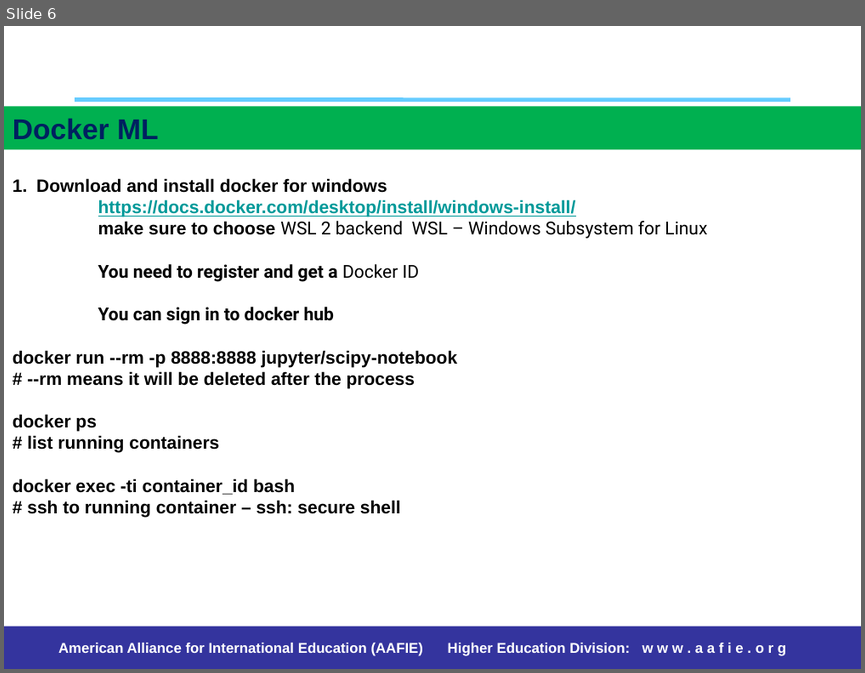
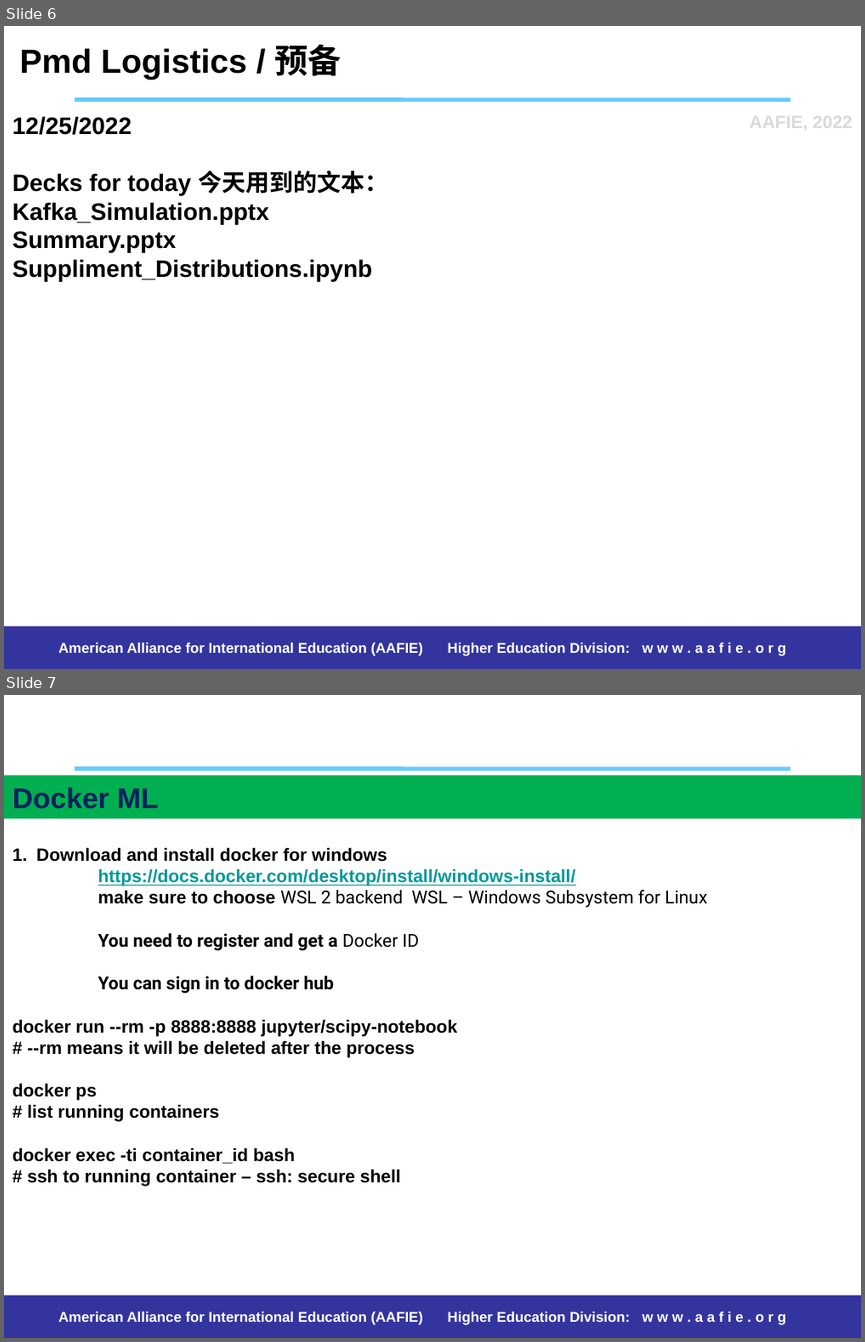
Before and after one commit to stemproaca/pdm, a slide deck: reports/weixiuai_project.pptx. Shown one above the other, each under a label of ours: slide 6 before the commit, slides 6 and 7 after it. The pictures are 865x673 and 865x1342 pixels, drawn with LibreOffice and Linux fonts; fonts in the diff are those of the drawing. Boxes give left, top, right and bottom in pixels: in the first picture for what was removed or moved away, otherwise in the second. Text is boxed around its words. In the diff, an @@ line names an element or a change of style, - is before the commit and + after.

```diff
--- a/reports/weixiuai_project.pptx
+++ b/reports/weixiuai_project.pptx
@@ slide 6 added at bbox=[4, 26, 861, 669], background #FFFFFF; not listed: 2 template elements that a slide beside it also shows @@
@@ text added at bbox=[20, 44, 341, 80], 28 pt, text #000000, bold @@
+Pmd Logistics / 预备
@@ title added at bbox=[12, 116, 388, 281], 20 pt, text #000000, bold @@
+12/25/2022
+Decks for today 今天用到的文本：
+Kafka_Simulation.pptx
+Summary.pptx
+Suppliment_Distributions.ipynb
@@ text added at bbox=[749, 112, 852, 131], 15 pt, text #D9D9D9, bold @@
+AAFIE, 2022
@@ what was slide 6 is now slide 7 @@
```
Also in this commit, not shown: 3 slides changed, 41 other files.
